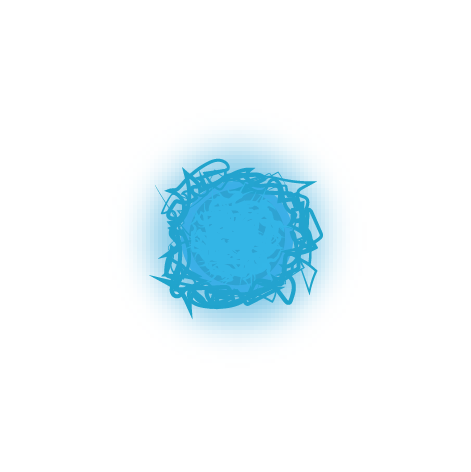
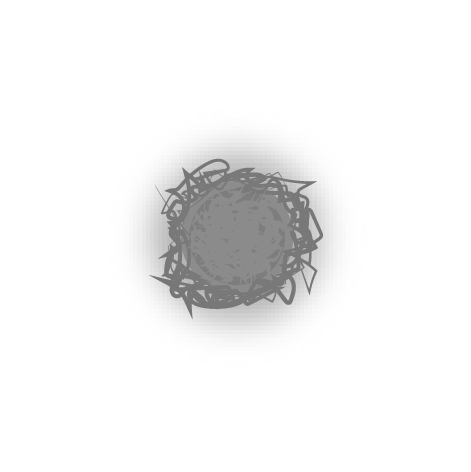
Revision of a layered 471 x 472 image; what changed, layer by layer:
painted on "Illumination" over [125, 126, 350, 351]
painted on "Frame 3" over [158, 167, 313, 309]
painted on "Frame 2" over [149, 158, 317, 320]
painted on "Frame 1" over [155, 167, 323, 309]
painted on "Body" over [180, 181, 294, 294]
